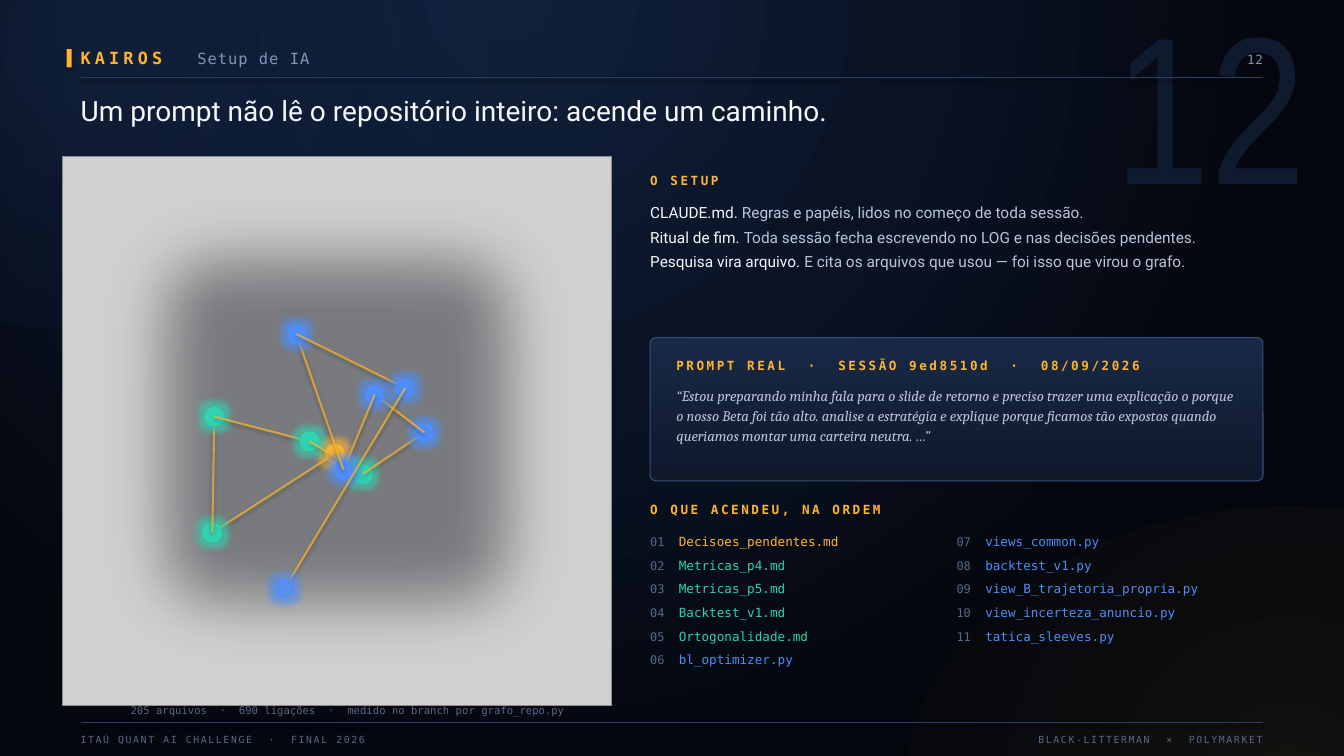
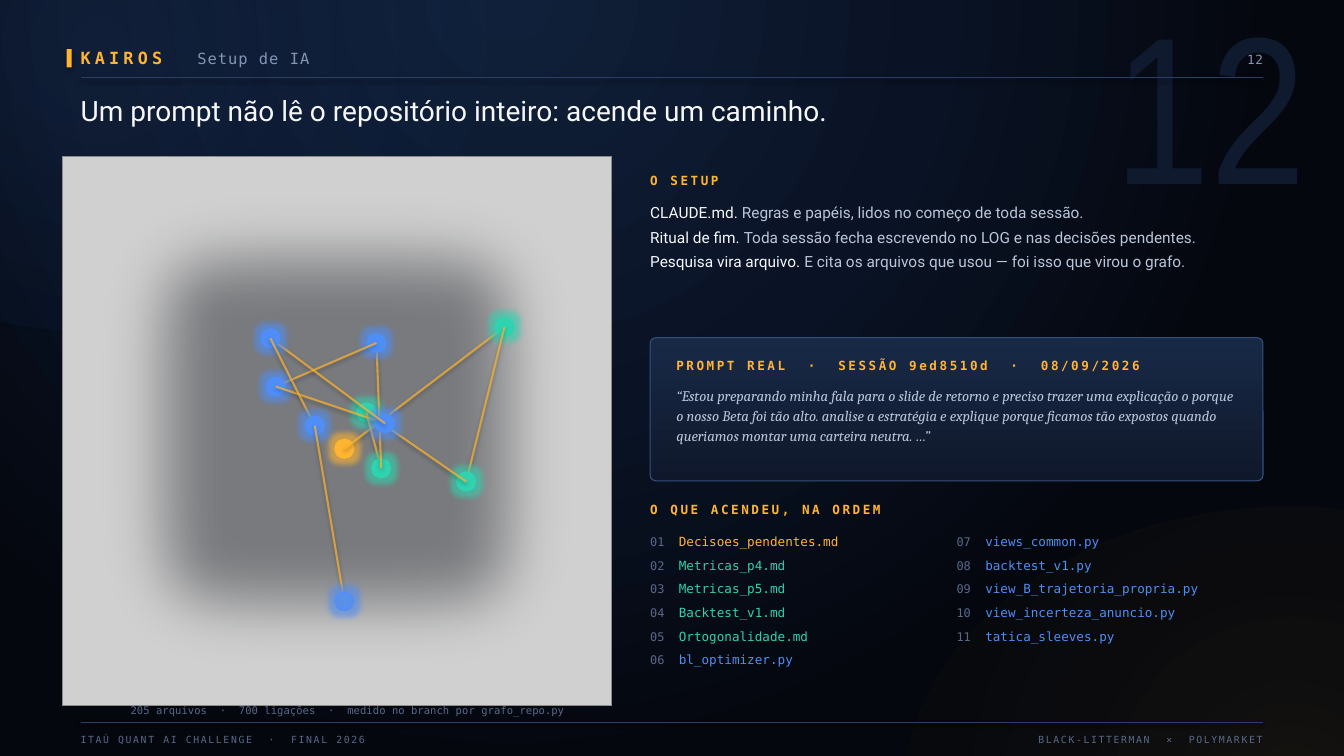
Before and after one commit to liahaller/Desafio-Quant-Itau, a slide deck: slide 15 of Final/Slides_novos.pptx. Drawn at 1344x756 pixels with LibreOffice and Linux fonts; fonts in the diff are those of the drawing; grey boxes stand for pictures. Boxes give left, top, right and bottom in pixels: in the first picture for what was removed or moved away, otherwise in the second. Text is boxed around its words. In the diff, an @@ line names an element or a change of style, - is before the commit and + after.

```diff
--- a/Final/Slides_novos.pptx
+++ b/Final/Slides_novos.pptx
@@ ellipse: place and size @@
-ellipse at (286, 324, 307, 344)
+ellipse at (260, 329, 280, 349)
@@ line moved from (335, 454) - (213, 532) to (345, 449) - (505, 327) @@
@@ line moved from (213, 532) - (215, 416) to (505, 327) - (467, 482) @@
@@ ellipse: place and size @@
-ellipse at (203, 522, 223, 542)
+ellipse at (495, 317, 515, 337)
@@ line moved from (344, 470) - (296, 334) to (385, 423) - (270, 339) @@
@@ line moved from (296, 334) - (405, 388) to (270, 339) - (315, 425) @@
@@ line moved from (424, 433) - (375, 394) to (377, 343) - (276, 386) @@
@@ ellipse: place and size @@
-ellipse at (414, 422, 435, 443)
+ellipse at (367, 333, 387, 353)
@@ line moved from (363, 474) - (424, 433) to (381, 469) - (377, 343) @@
@@ ellipse: place and size @@
-ellipse at (365, 384, 385, 404)
+ellipse at (266, 376, 286, 396)
@@ line moved from (375, 394) - (344, 470) to (276, 386) - (385, 423) @@
@@ ellipse: place and size @@
-ellipse at (395, 378, 415, 398)
+ellipse at (304, 415, 325, 436)
@@ ellipse: place and size @@
-ellipse at (299, 432, 320, 452)
+ellipse at (356, 402, 376, 422)
@@ line moved from (215, 416) - (310, 442) to (467, 482) - (366, 412) @@
@@ line moved from (310, 442) - (363, 474) to (366, 412) - (381, 469) @@
@@ ellipse: place and size @@
-ellipse at (334, 460, 354, 480)
+ellipse at (375, 413, 395, 434)
@@ line moved from (405, 388) - (285, 589) to (315, 425) - (345, 601) @@
@@ ellipse: place and size @@
-ellipse at (325, 444, 345, 464)
+ellipse at (335, 439, 355, 459)
@@ ellipse: place and size @@
-ellipse at (353, 464, 373, 484)
+ellipse at (371, 459, 391, 479)
@@ ellipse: place and size @@
-ellipse at (205, 406, 225, 426)
+ellipse at (457, 472, 477, 492)
@@ ellipse: place and size @@
-ellipse at (257, 561, 313, 616)
+ellipse at (317, 574, 372, 629)
@@ ellipse: place and size @@
-ellipse at (275, 579, 295, 599)
+ellipse at (335, 591, 355, 611)
@@ text at (131, 705, 564, 716): text changed @@
-205 arquivos · 690 ligações · medido no branch por grafo_repo.py
+205 arquivos · 700 ligações · medido no branch por grafo_repo.py
```
Also in this commit, not shown: 12 other slides changed, 1 slide added, 2 other files.
